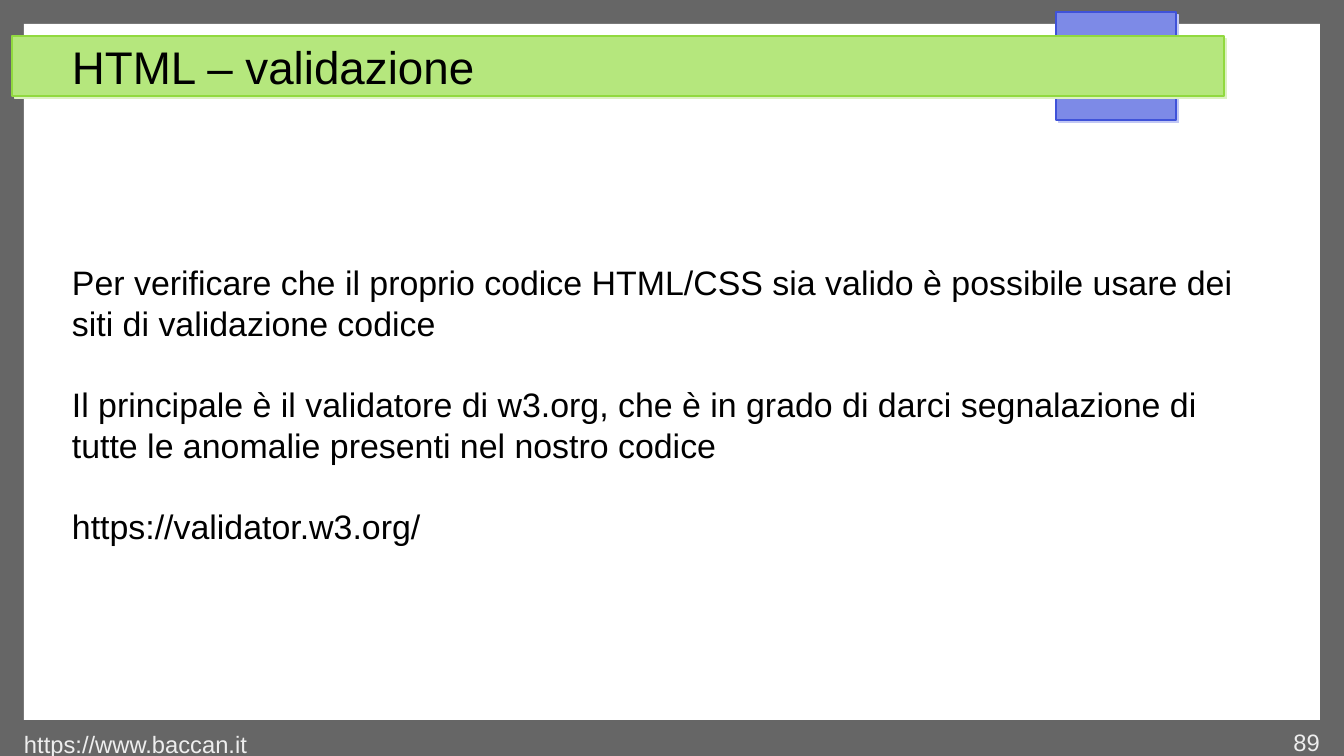
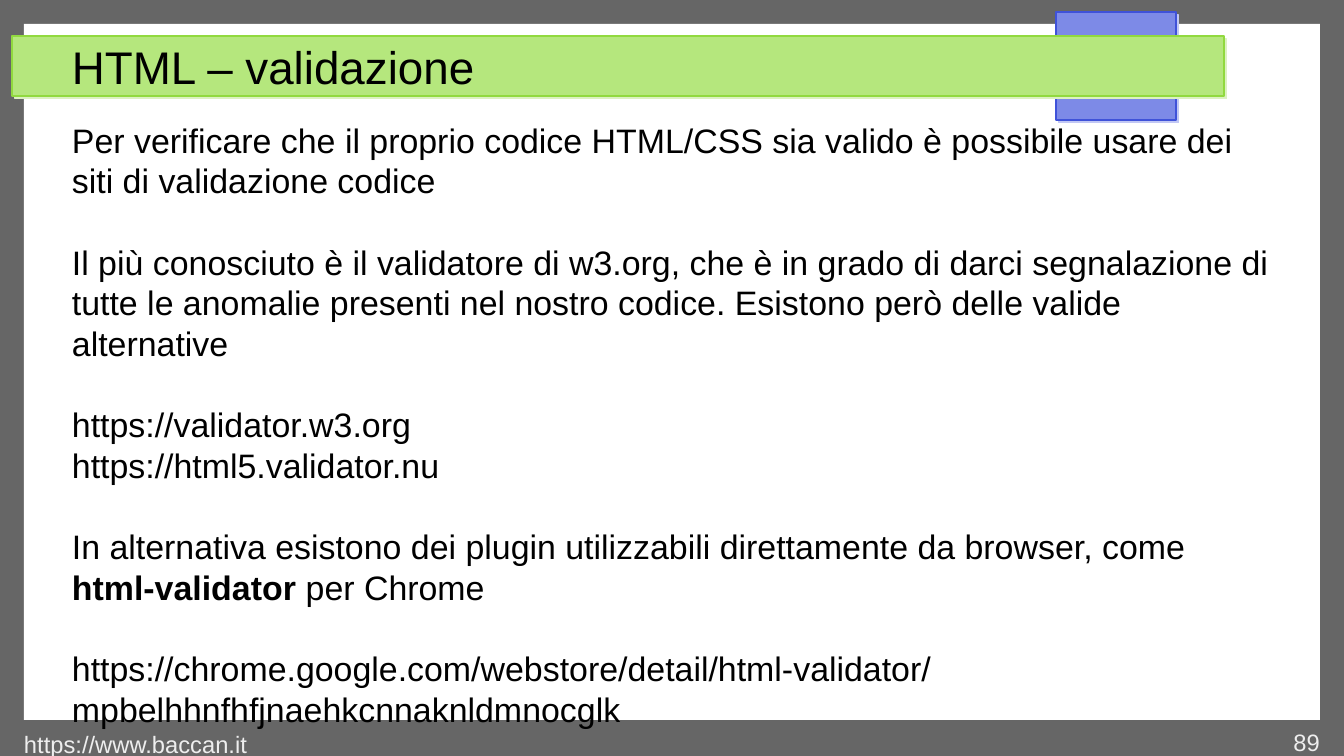
Before and after one commit to matteobaccan/CorsoHTML, a slide deck: slide 89 of Chapter_html.odp. Drawn at 1344x756 pixels with LibreOffice and Linux fonts; fonts in the diff are those of the drawing. Boxes give left, top, right and bottom in pixels: in the first picture for what was removed or moved away, otherwise in the second. Text is boxed around its words. In the diff, an @@ line names an element or a change of style, - is before the commit and + after.

```diff
--- a/Chapter_html.odp
+++ b/Chapter_html.odp
@@ text at bbox=[72, 250, 1268, 729]: text changed @@
-Il principale è il validatore di w3.org, che è in grado di darci segnalazione di tutte le anomalie presenti nel nostro codice
-https://validator.w3.org/
+Il più conosciuto è il validatore di w3.org, che è in grado di darci segnalazione di tutte le anomalie presenti nel nostro codice. Esistono però delle valide alternative
+https://validator.w3.org
+https://html5.validator.nu
+In alternativa esistono dei plugin utilizzabili direttamente da browser, come html-validator per Chrome
+https://chrome.google.com/webstore/detail/html-validator/mpbelhhnfhfjnaehkcnnaknldmnocglk
```
Also in this commit, not shown: 1 other slide changed, 4 slides added, 2 other files.
